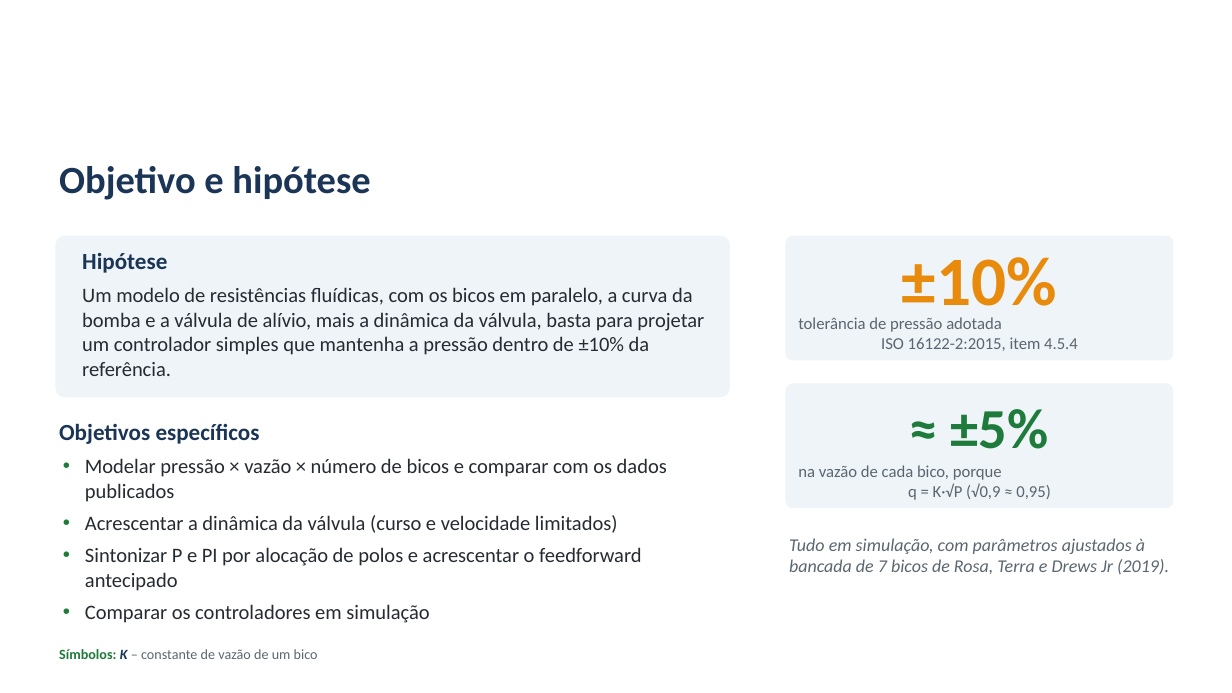
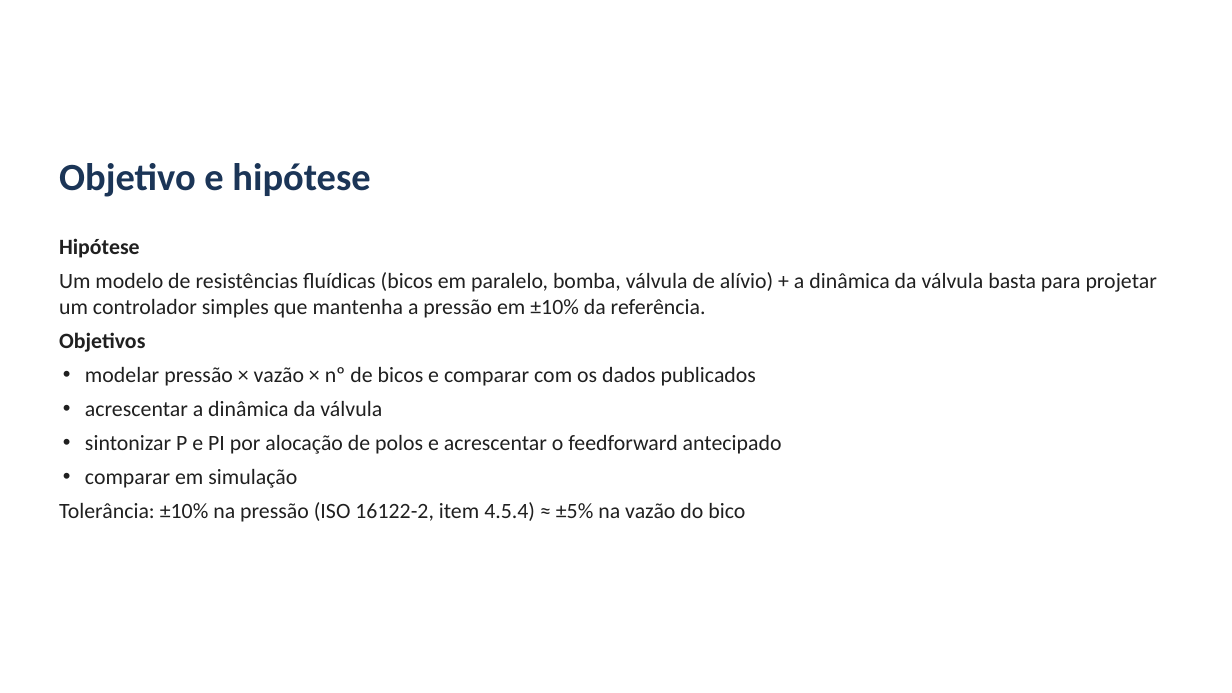
Before and after one commit to alexteroltismart/tcc, a slide deck: slide 4 of docs/Apresentacao_Banca_TCC_v25.pptx. Drawn at 1232x693 pixels with LibreOffice and Linux fonts; fonts in the diff are those of the drawing; background and template pictures are left out. Boxes give left, top, right and bottom in pixels: in the first picture for what was removed or moved away, otherwise in the second. Text is boxed around its words. In the diff, an @@ line names an element or a change of style, - is before the commit and + after.

```diff
--- a/docs/Apresentacao_Banca_TCC_v25.pptx
+++ b/docs/Apresentacao_Banca_TCC_v25.pptx
@@ text "Objetivo e hipótese" at <box>59,163,370,197</box>: vertical alignment middle to top @@
@@ rounded rectangle removed at <box>55,236,730,397</box> @@
@@ text at <box>59,238,1157,522</box>: text changed; size 16 to 17 pt; text colour #262B33 to #202020 @@
-Objetivos específicos
-• Modelar pressão × vazão × número de bicos e comparar com os dados publicados
-• Acrescentar a dinâmica da válvula (curso e velocidade limitados)
-• Sintonizar P e PI por alocação de polos e acrescentar o feedforward antecipado
-• Comparar os controladores em simulação
+Hipótese
+Um modelo de resistências fluídicas (bicos em paralelo, bomba, válvula de alívio) + a dinâmica da válvula basta para projetar um controlador simples que mantenha a pressão em ±10% da referência.
+Objetivos
+• modelar pressão × vazão × nº de bicos e comparar com os dados publicados
+• acrescentar a dinâmica da válvula
+• sintonizar P e PI por alocação de polos e acrescentar o feedforward antecipado
+• comparar em simulação
+Tolerância: ±10% na pressão (ISO 16122-2, item 4.5.4) ≈ ±5% na vazão do bico
@@ rounded rectangle removed at <box>786,236,1174,360</box> @@
@@ text removed at <box>82,253,704,376</box> @@
-Hipótese
-Um modelo de resistências fluídicas, com os bicos em paralelo, a curva da bomba e a válvula de alívio, mais a dinâmica da válvula, basta para projetar um controlador simples que mantenha a pressão dentro de ±10% da referência.
@@ text removed at <box>902,257,1057,322</box> @@
-±10%
@@ text removed at <box>798,317,1078,351</box> @@
-tolerância de pressão adotada
-ISO 16122-2:2015, item 4.5.4
@@ rounded rectangle removed at <box>786,384,1174,508</box> @@
@@ text removed at <box>951,409,1049,449</box> @@
-≈ ±5%
@@ text removed at <box>798,465,1051,500</box> @@
-na vazão de cada bico, porque
-q = K·√P (√0,9 ≈ 0,95)
@@ text removed at <box>789,538,1169,574</box> @@
-Tudo em simulação, com parâmetros ajustados à bancada de 7 bicos de Rosa, Terra e Drews Jr (2019).
@@ text removed at <box>59,649,318,659</box> @@
-Símbolos: K – constante de vazão de um bico
```
Also in this commit, not shown: 24 other slides changed, 1 slide removed, 4 other files.
